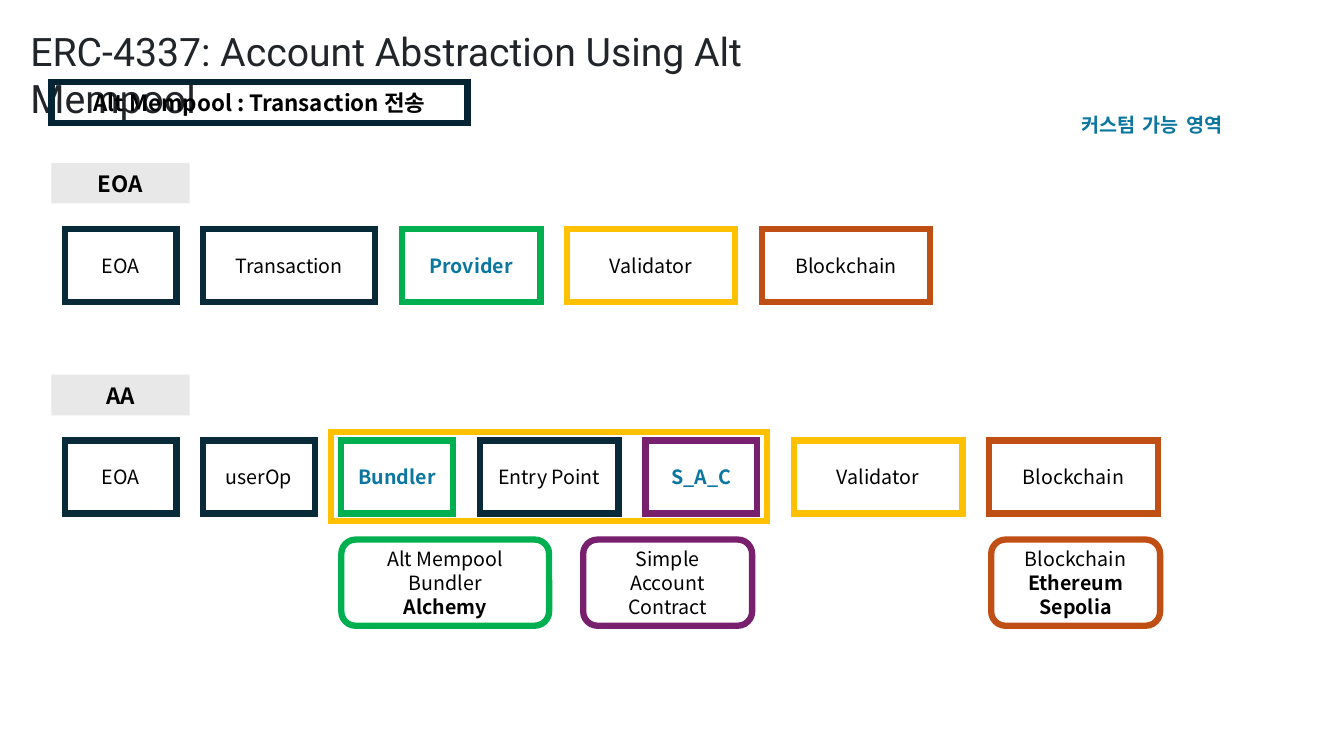
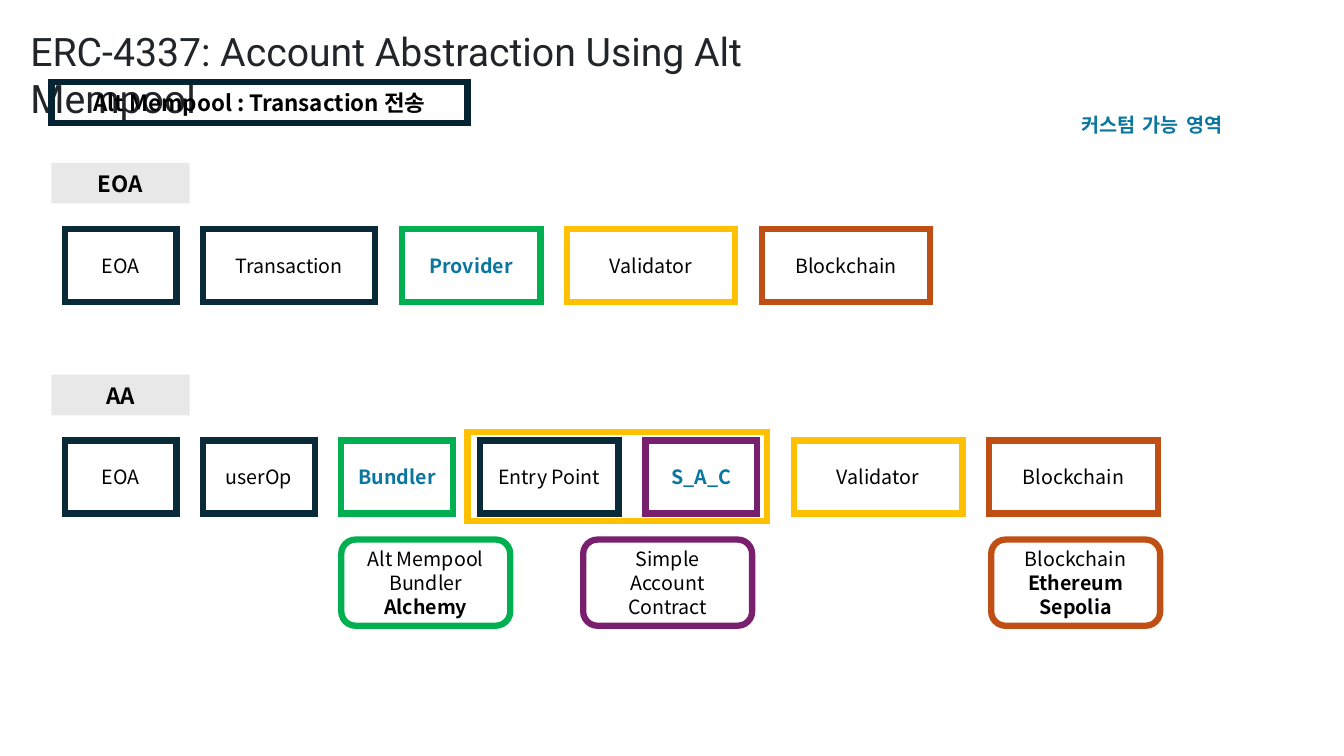
Before and after one commit to yyyljy/erc4337_alchemybundler, a slide deck: slide 4 of ERC4337.pptx. Drawn at 1344x756 pixels with LibreOffice and Linux fonts; fonts in the diff are those of the drawing. Boxes give left, top, right and bottom in pixels: in the first picture for what was removed or moved away, otherwise in the second. Text is boxed around its words. In the diff, an @@ line names an element or a change of style, - is before the commit and + after.

```diff
--- a/ERC4337.pptx
+++ b/ERC4337.pptx
@@ rectangle: place and size @@
-rectangle at bbox=[331, 433, 767, 521]
+rectangle at bbox=[468, 433, 767, 521]
@@ rounded rectangle "Alt Mempool": place and size @@
-rounded rectangle "Alt Mempool" at bbox=[342, 539, 549, 625]
+rounded rectangle "Alt Mempool" at bbox=[342, 539, 511, 625]
```
Also in this commit, not shown: 8 other slides changed.
